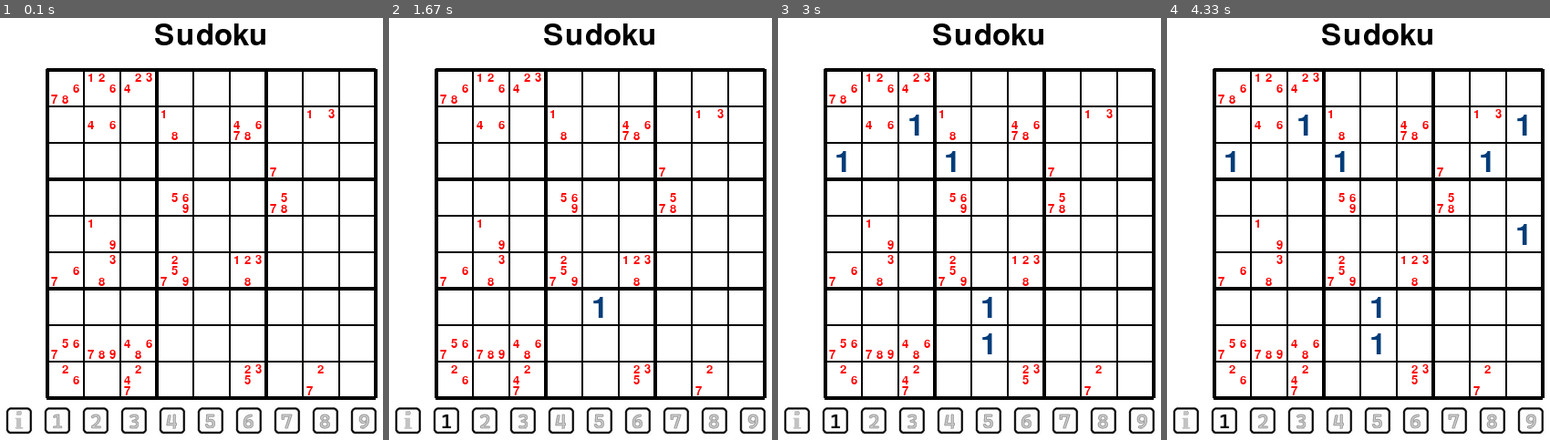
Above: before the commit, frames 1-4 (left to right).
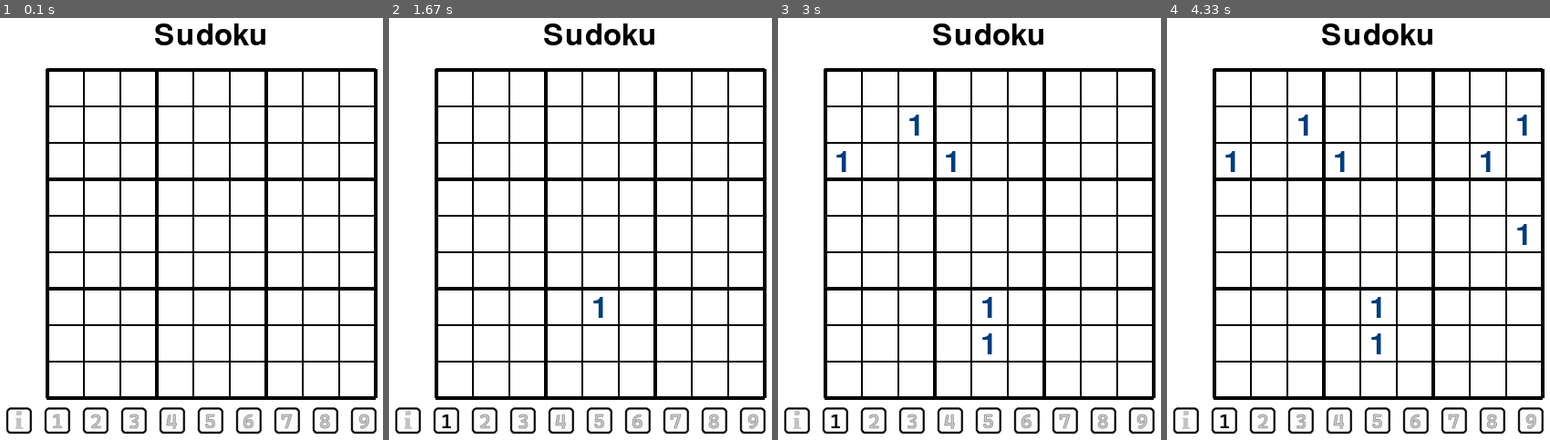
Above: after the commit, the same moments.

Repository: MrReedQEGS/Pygame-Sudoku
Game: pygame game, started from main.py
Same seed, same stepped clock (60 frames per second), same inputs: the game is played once before the commit and once after it.
Inputs (mouse positions are in pixels of both pictures, inside the frame that each line leads up to):
- Up to frame 1 (0.1 s): no input
- Up to frame 2 (1.67 s): click (446, 418) at 0.38 s; click (603, 317) at 0.72 s; click (415, 431) at 1.05 s; click (outside the picture) at 1.38 s
- Up to frame 3 (3 s): click (850, 144) at 1.72 s; click (996, 347) at 2.05 s; click (969, 165) at 2.38 s; click (908, 140) at 2.72 s
- Up to frame 4 (4.33 s): click (1530, 220) at 3.05 s; click (1500, 161) at 3.88 s; click (1507, 115) at 4.22 s

The runs differ from the first frame. In frame 1, 1.3% of the frame differs, in the area x 13-88%, y 12-90%; in frame 2, 1.3%; in frame 3, 1.3%; in frame 4, 1.3%.

Commit message:
Working on csv file with puzzles in it.

Diff:
--- a/main.py
+++ b/main.py
@@ -209,12 +209,22 @@
     theNumbers.append(emptyRow)
 
 def LoadAPuzzleFromCSV():
-  f = open(FILE_NAME,"r")
-  for line in f:
-    print(line)
-    theNumbers = line.strip()
-    break
-  f.close()
+  #global theNumbers
+  #f = open(FILE_NAME,"r")
+  #for line in f:
+  #  print(line.strip())
+  #  break
+  #f.close()
+
+  theNumbers = [["0", "0", "0", "0", "0", "2", "0", "0", "0"],
+                ["0", "0", "1", "7", "3", "0", "0", "5", "2"],
+                ["5", "0", "0", "0", "9", "4", "7", "0", "3"],
+                ["6", "2", "4", "3", "0", "0", "0", "0", "0"],
+                ["8", "0", "0", "0", "0", "0", "0", "3", "0"],
+                ["9", "5", "0", "0", "0", "0", "6", "0", "0"],
+                ["2", "0", "8", "0", "0", "0", "0", "0", "5"],
+                ["0", "0", "6", "4", "0", "0", "0", "2", "7"],
+                ["0", "4", "0", "0", "0", "7", "8", "6", "0"]]
 
 def PrintGrid():
   for i in range(GRID_SIZE):
@@ -241,7 +251,8 @@
     for i in range(GRID_SIZE):
       colour = (0,0,0)
       if(theNumbers[j][i] != "0"):
-          x = int(theNumbers[j][i])-1
+          currentNum = theNumbers[j][i]
+          x = int(currentNum)-1
           colour = COLORS[x]
           number_surf = font.render(str(theNumbers[j][i]), True, colour)
           number_rect = number_surf.get_rect(center=(grid_x0 + CELL_SIZE//2 + i*CELL_SIZE, grid_y0 + Y_PADDING  + j*CELL_SIZE + number_surf.get_height() // 2))
@@ -612,9 +623,11 @@
 running = True
 MakeEmptyNotes()
 EmptyGrid()
-MakeRandomNotes()
+#MakeRandomNotes()
 #RandomGrid()
-#LoadAPuzzleFromCSV()
+LoadAPuzzleFromCSV()
+
+print(theNumbers)
 
 #PrintGrid()
 while running:
